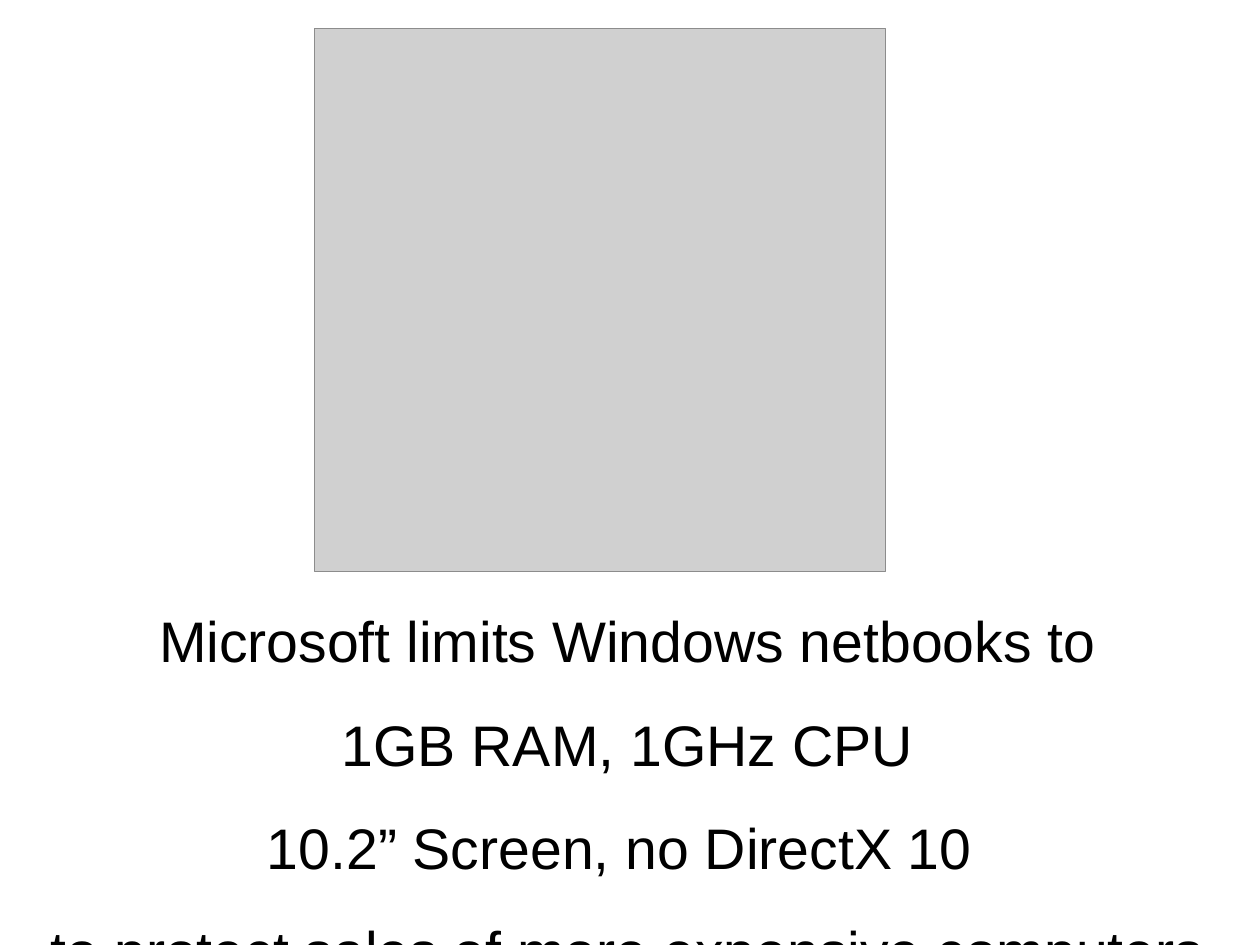
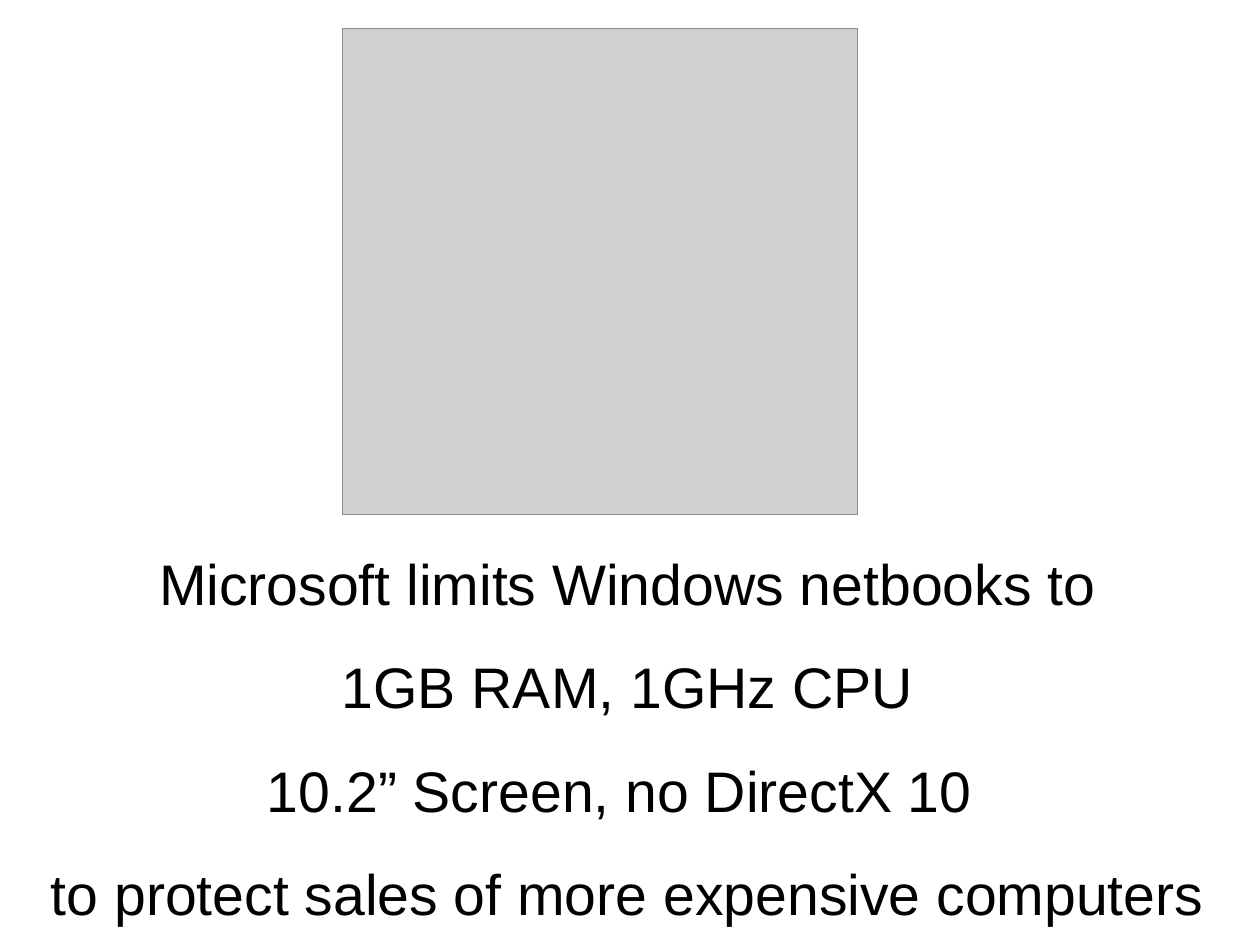
Before and after one commit to imaemo/winezeug, a slide deck: slide 9 of cebit2009/talk.odp. Drawn at 1260x945 pixels with LibreOffice and Linux fonts; fonts in the diff are those of the drawing; grey boxes stand for pictures. Boxes give left, top, right and bottom in pixels: in the first picture for what was removed or moved away, otherwise in the second. Text is boxed around its words. In the diff, an @@ line names an element or a change of style, - is before the commit and + after.

Commit message:
Minor resize to avoid going off screen

```diff
--- a/cebit2009/talk.odp
+++ b/cebit2009/talk.odp
@@ picture: place and size @@
-picture at [314,29,886,572]
+picture at [343,29,858,515]
@@ text "Microsoft limits Windows netbooks to" rewrapped from [159,620,1096,877] to [51,563,1203,926] @@
```
Also in this commit, not shown: 1 other slide changed, 1 other file.
